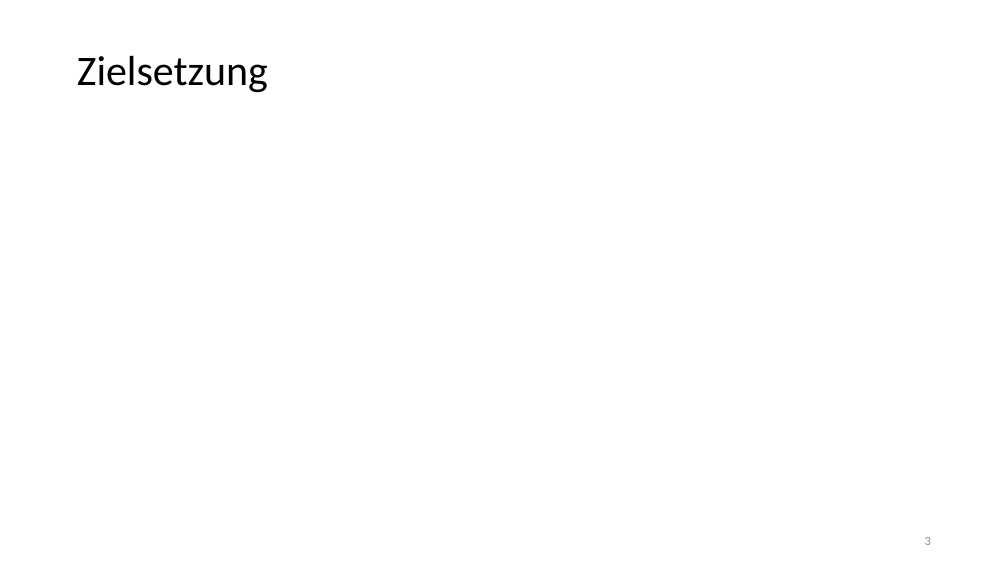
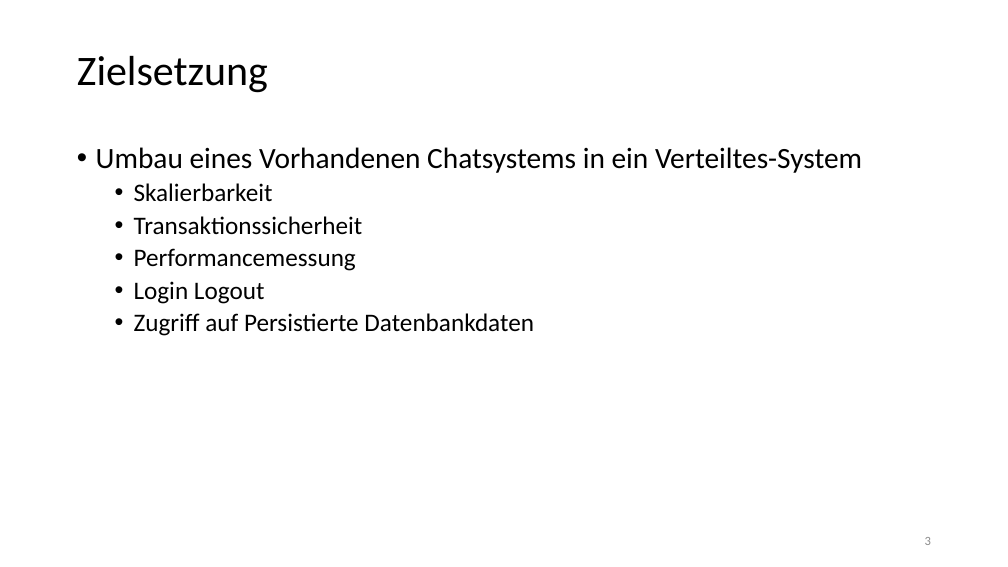
Before and after one commit to chrissike/chatapplication, a slide deck: slide 3 of dokumentation/vortrag.pptx. Drawn at 1008x567 pixels with LibreOffice and Linux fonts; fonts in the diff are those of the drawing; background and template pictures are left out. Boxes give left, top, right and bottom in pixels: in the first picture for what was removed or moved away, otherwise in the second. Text is boxed around its words. In the diff, an @@ line names an element or a change of style, - is before the commit and + after.

```diff
--- a/dokumentation/vortrag.pptx
+++ b/dokumentation/vortrag.pptx
@@ text added at (x1=96, y1=147, x2=862, y2=336), 24 pt, text #000000 @@
+• Umbau eines Vorhandenen Chatsystems in ein Verteiltes-System
+  • Skalierbarkeit
+  • Transaktionssicherheit
+  • Performancemessung
+  • Login Logout
+  • Zugriff auf Persistierte Datenbankdaten
```
Also in this commit, not shown: 1 slide added, 1 slide removed, 1 other file.
